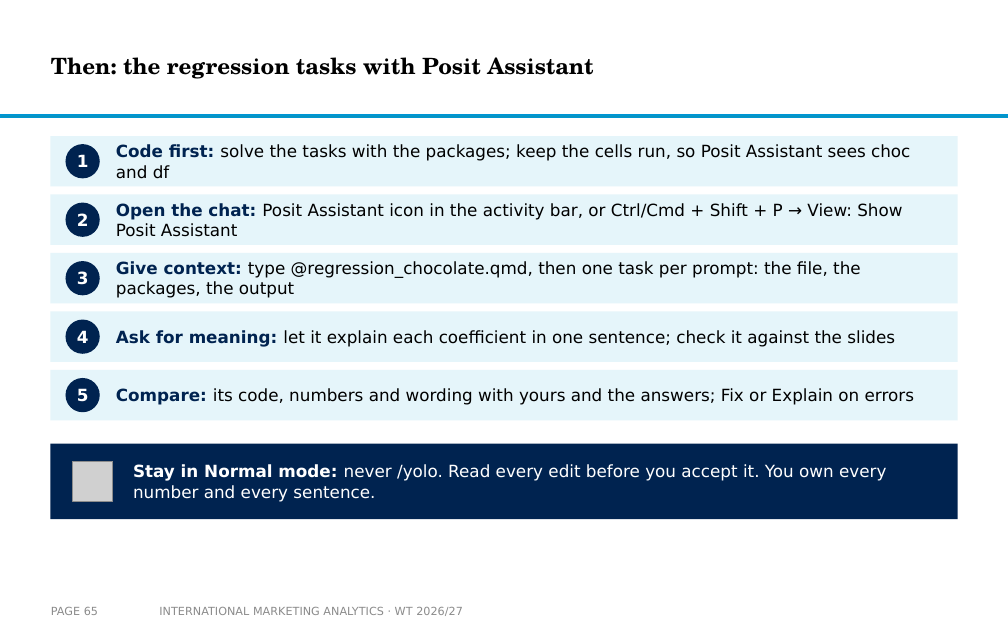
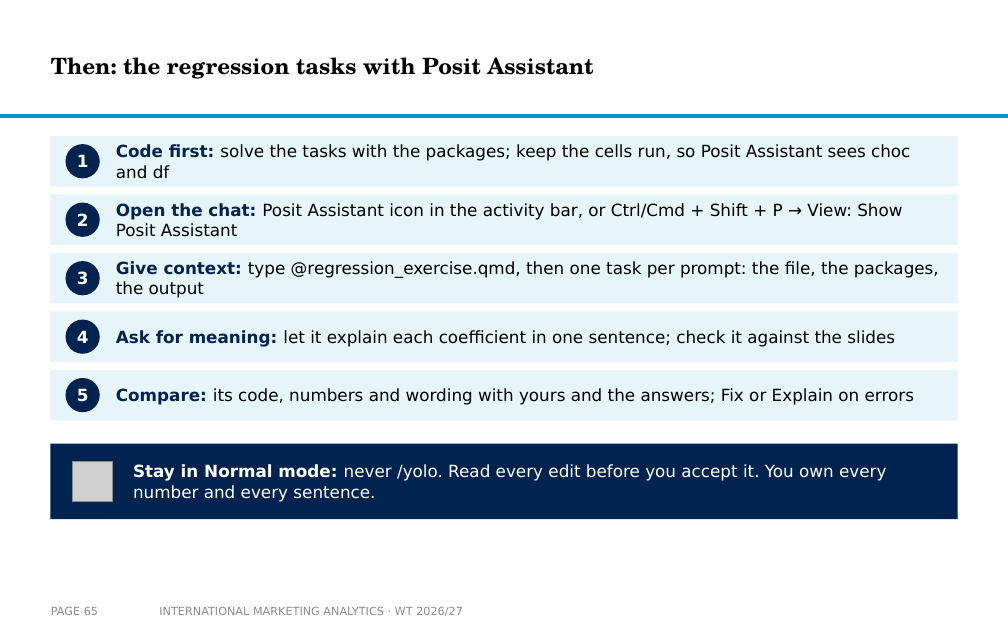
Before and after one commit to arnefloh-wu/international-marketing-analytics-teaching, a slide deck: slide 65 of slides/01b_statistics-and-regression_WT26-27.pptx. Drawn at 1008x630 pixels with LibreOffice and Linux fonts; fonts in the diff are those of the drawing; grey boxes stand for pictures; background and template pictures are left out. Boxes give left, top, right and bottom in pixels: in the first picture for what was removed or moved away, otherwise in the second. Text is boxed around its words. In the diff, an @@ line names an element or a change of style, - is before the commit and + after.

```diff
--- a/slides/01b_statistics-and-regression_WT26-27.pptx
+++ b/slides/01b_statistics-and-regression_WT26-27.pptx
@@ text at (x1=116, y1=261, x2=939, y2=298): text changed @@
-Give context: type @regression_chocolate.qmd, then one task per prompt: the file, the packages, the output
+Give context: type @regression_exercise.qmd, then one task per prompt: the file, the packages, the output
```
Also in this commit, not shown: 2 other slides changed, 4 other files.
